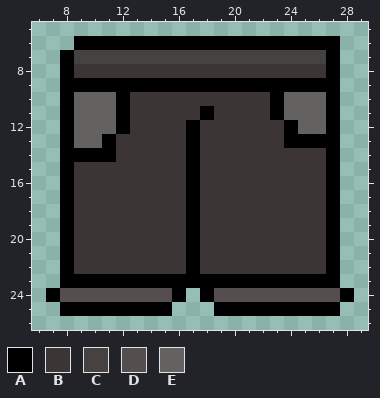
Two versions of one pixel-art file, assets/art/Nightclubitems/Pants for one night.aseprite. Above, as it was before the edit.
32x32 pixels, 1 frame. Shown: x 6..29, y 5..26.
Palette (. is transparent): A #000000  B #3b3535  C #474242  D #544e4e  E #646161
Pixels before, first column x 7:
 6 ..AAAAAAAAAAAAAAAAAAA.
 7 .ACCCCCCCCCCCCCCCCCCA.
 8 .ABBBBBBBBBBBBBBBBBBA.
 9 .AAAAAAAAAAAAAAAAAAAA.
10 .AEEEABBBBBBBBBBAEEEA.
11 .AEEEABBBBBABBBBAEEEA.
12 .AEEEABBBBABBBBBBAEEA.
13 .AEEABBBBBABBBBBBAAAA.
14 .AAAABBBBBABBBBBBBBBA.
15 .ABBBBBBBBABBBBBBBBBA.
16 .ABBBBBBBBABBBBBBBBBA.
17 .ABBBBBBBBABBBBBBBBBA.
18 .ABBBBBBBBABBBBBBBBBA.
19 .ABBBBBBBBABBBBBBBBBA.
20 .ABBBBBBBBABBBBBBBBBA.
21 .ABBBBBBBBABBBBBBBBBA.
22 .ABBBBBBBBABBBBBBBBBA.
23 .AAAAAAAAAAAAAAAAAAAA.
24 ADDDDDDDDA.ADDDDDDDDDA
25 .AAAAAAAA...AAAAAAAAA.
The result:
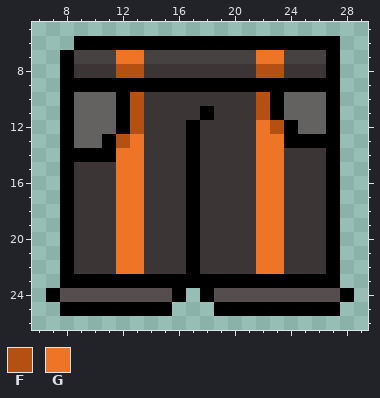
Colours new in this view: F #b45112  G #ee7528
From old to new:
Colour F replaces colour B in row 8 at x 12 to 13 and 22 to 23; in rows 10 to 11 at x 13 and 22; in row 12 at x 13 and 23; in row 13 at x 12.
Colour G replaces colour B in row 12 at x 22; in row 13 at x 13 and 22 to 23; in rows 14 to 22 at x 12 to 13 and 22 to 23.
Colour G replaces colour C in row 7 at x 12 to 13 and 22 to 23.
